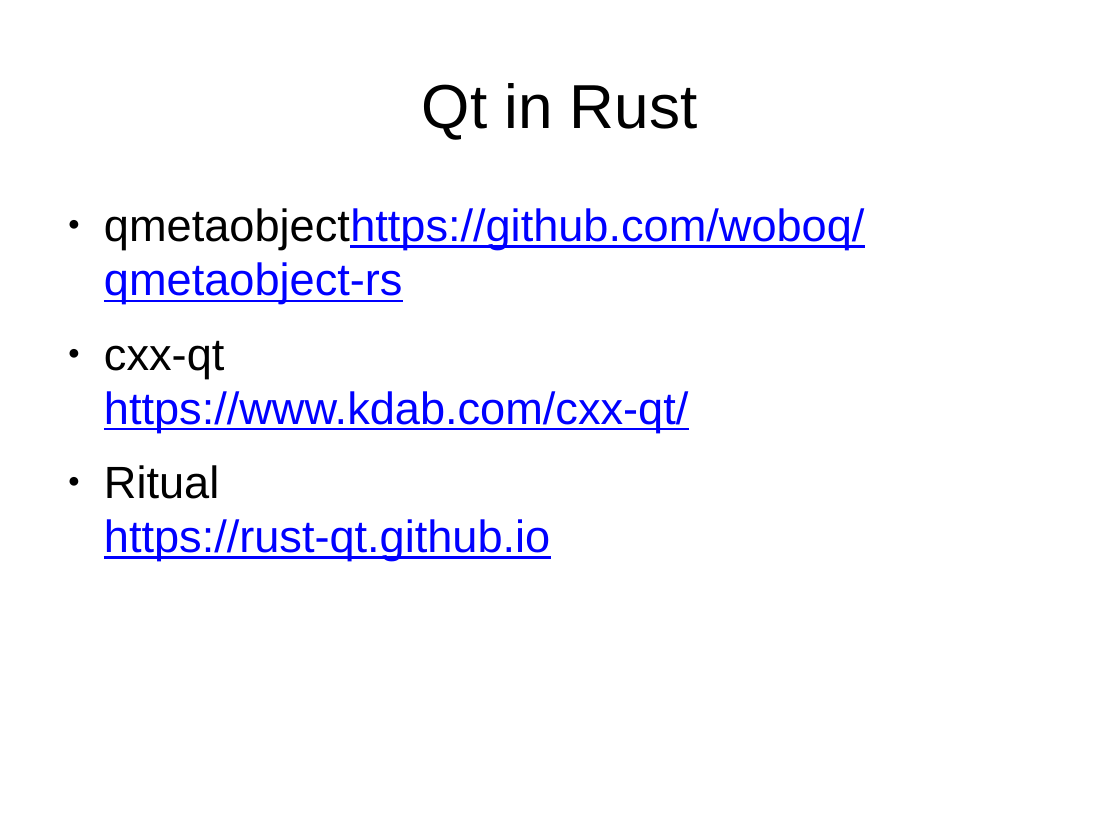
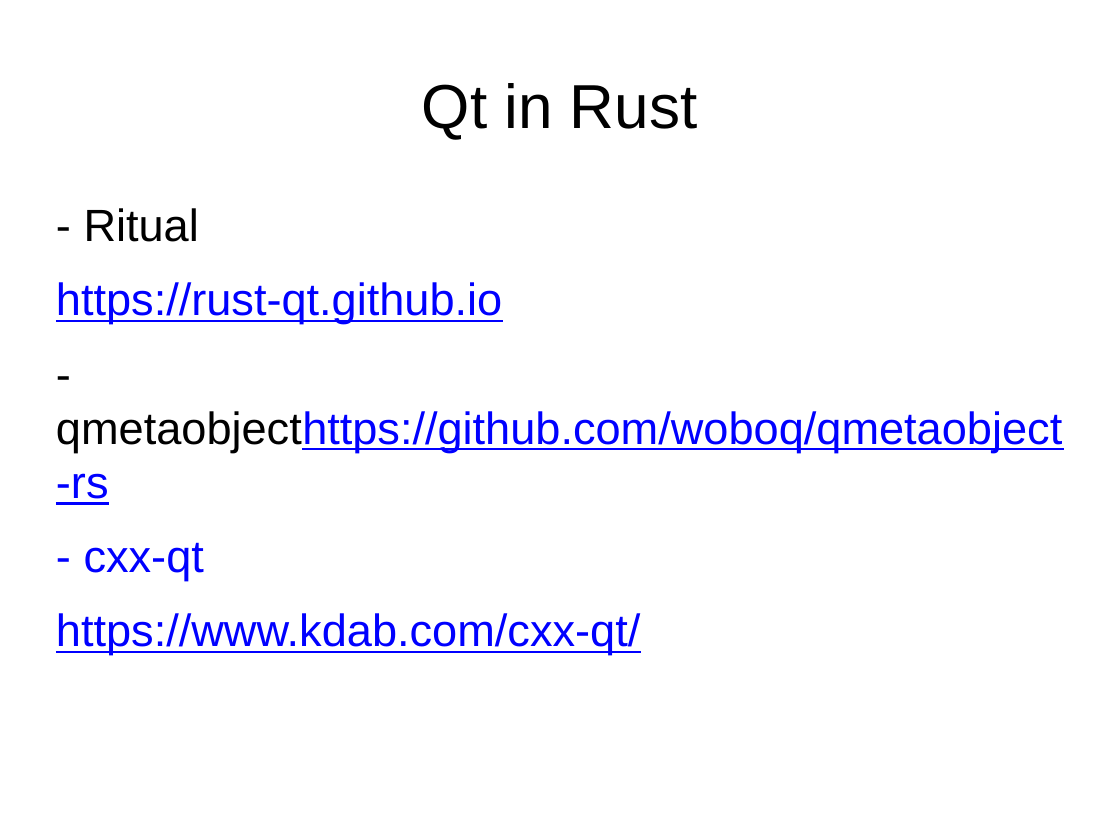
Before and after one commit to divi255/qtx, a slide deck: slide 4 of pres.pptx. Drawn at 1120x840 pixels with LibreOffice and Linux fonts; fonts in the diff are those of the drawing; background and template pictures are left out. Boxes give left, top, right and bottom in pixels: in the first picture for what was removed or moved away, otherwise in the second. Text is boxed around its words. In the diff, an @@ line names an element or a change of style, - is before the commit and + after.

Commit message:
fmt

```diff
--- a/pres.pptx
+++ b/pres.pptx
@@ text at bbox=[56, 208, 1062, 655]: text changed @@
-● qmetaobjecthttps://github.com/woboq/qmetaobject-rs
-● cxx-qt
-  https://www.kdab.com/cxx-qt/
-● Ritual
-  https://rust-qt.github.io
+- Ritual
+https://rust-qt.github.io
+- qmetaobjecthttps://github.com/woboq/qmetaobject-rs
+- cxx-qt
+https://www.kdab.com/cxx-qt/
```
Also in this commit, not shown: 4 other slides changed, 1 slide removed.
